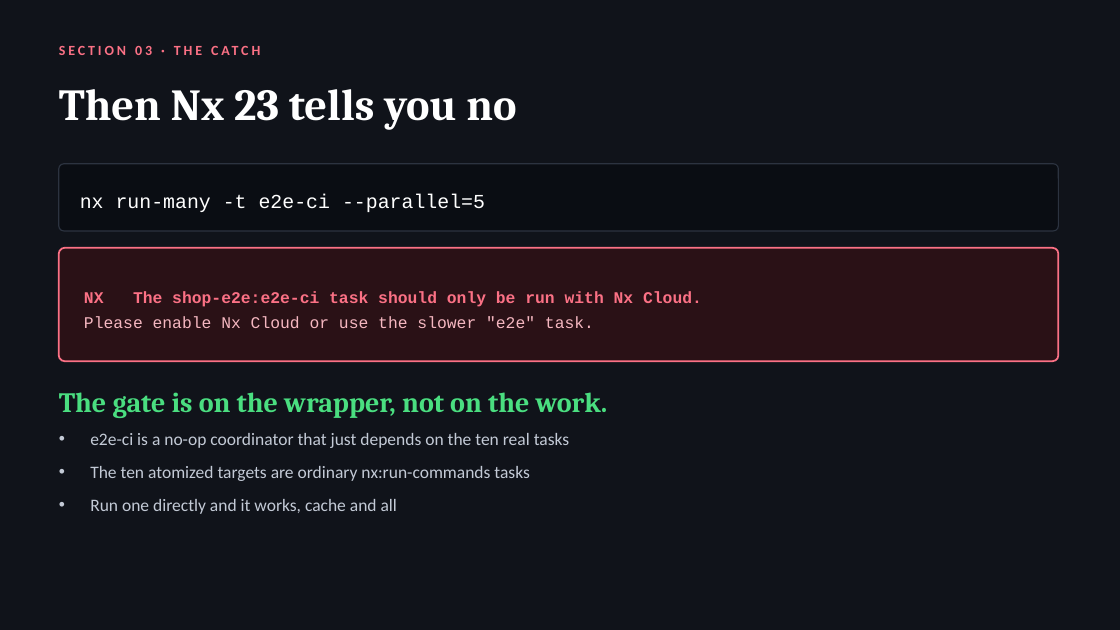
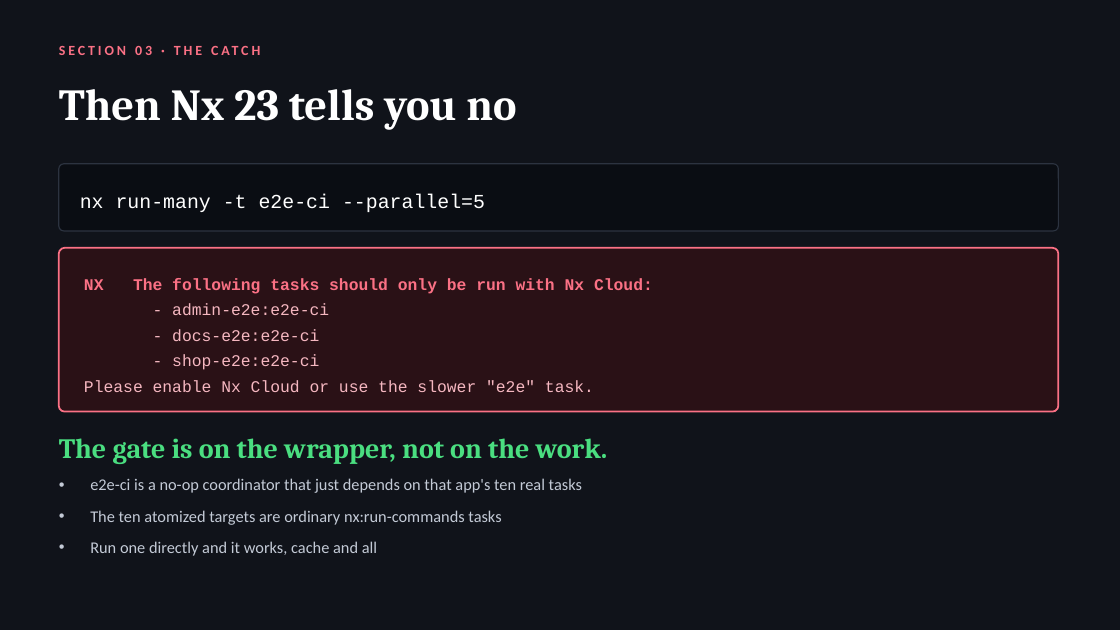
Before and after one commit to radzivil/nx-scaling-e2e-tests-with-atomizer, a slide deck: slide 13 of talk/Scaling-E2E-Tests-with-Nx.pptx. Drawn at 1120x630 pixels with LibreOffice and Linux fonts; fonts in the diff are those of the drawing. Boxes give left, top, right and bottom in pixels: in the first picture for what was removed or moved away, otherwise in the second. Text is boxed around its words. In the diff, an @@ line names an element or a change of style, - is before the commit and + after.

```diff
--- a/talk/Scaling-E2E-Tests-with-Nx.pptx
+++ b/talk/Scaling-E2E-Tests-with-Nx.pptx
@@ rounded rectangle: place and size @@
-rounded rectangle at (59,248,1059,361)
+rounded rectangle at (59,248,1059,412)
@@ rounded rectangle at (59,248,1059,412): proportions changed @@
@@ text at (84,278,653,370): text changed; text colour #FB7185 to #F5B7C0; bold off @@
-NX The shop-e2e:e2e-ci task should only be run with Nx Cloud.
+NX The following tasks should only be run with Nx Cloud:
+- admin-e2e:e2e-ci
+- docs-e2e:e2e-ci
+- shop-e2e:e2e-ci
@@ text "The gate is on the ...": place and size @@
-text "The gate is on the ..." at (59,392,608,418)
+text "The gate is on the ..." at (59,438,608,464)
@@ text "e2e-ci is a no-op coordinator ...": place and size @@
-text "e2e-ci is a no-op coordinator ..." at (90,433,569,514)
+text "e2e-ci is a no-op coordinator ..." at (90,478,582,556)
@@ text at (90,478,582,493): text changed; size 15 to 14 pt @@
-• e2e-ci is a no-op coordinator that just depends on the ten real tasks
+• e2e-ci is a no-op coordinator that just depends on that app's ten real tasks
@@ text at (90,510,501,556): size 15 to 14 pt in "The ten atomized targets are ordinary nx:run-commands ...", "Run one directly and it works, cache ..." @@
```
Also in this commit, not shown: 1 other file.
